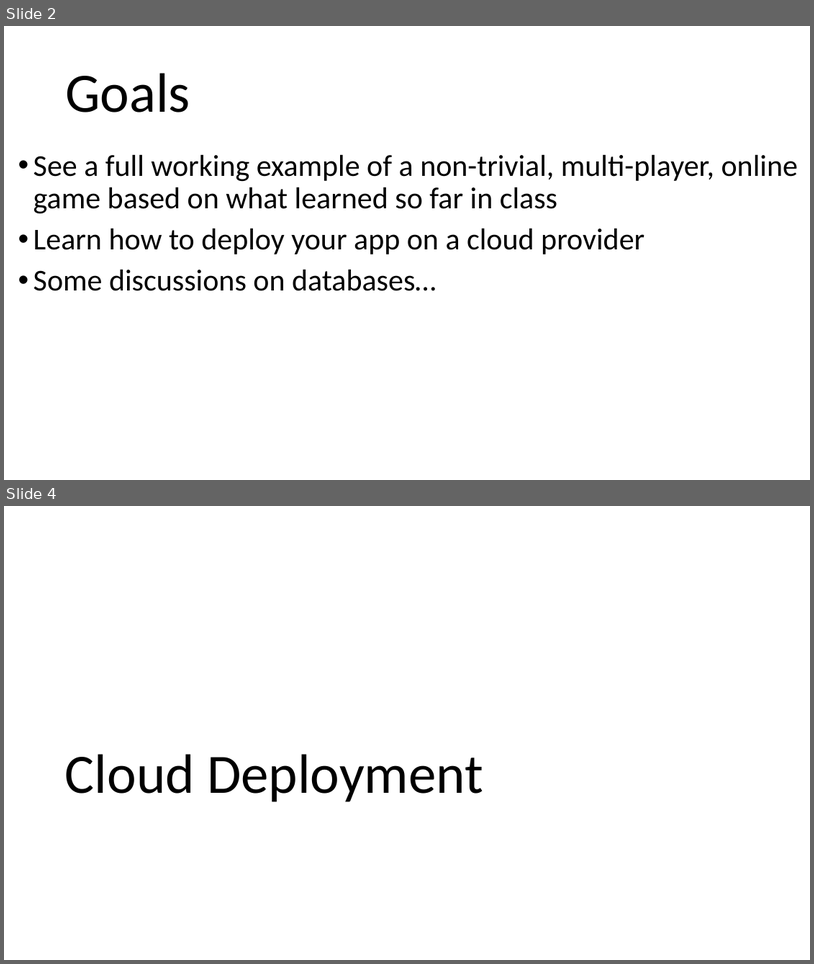
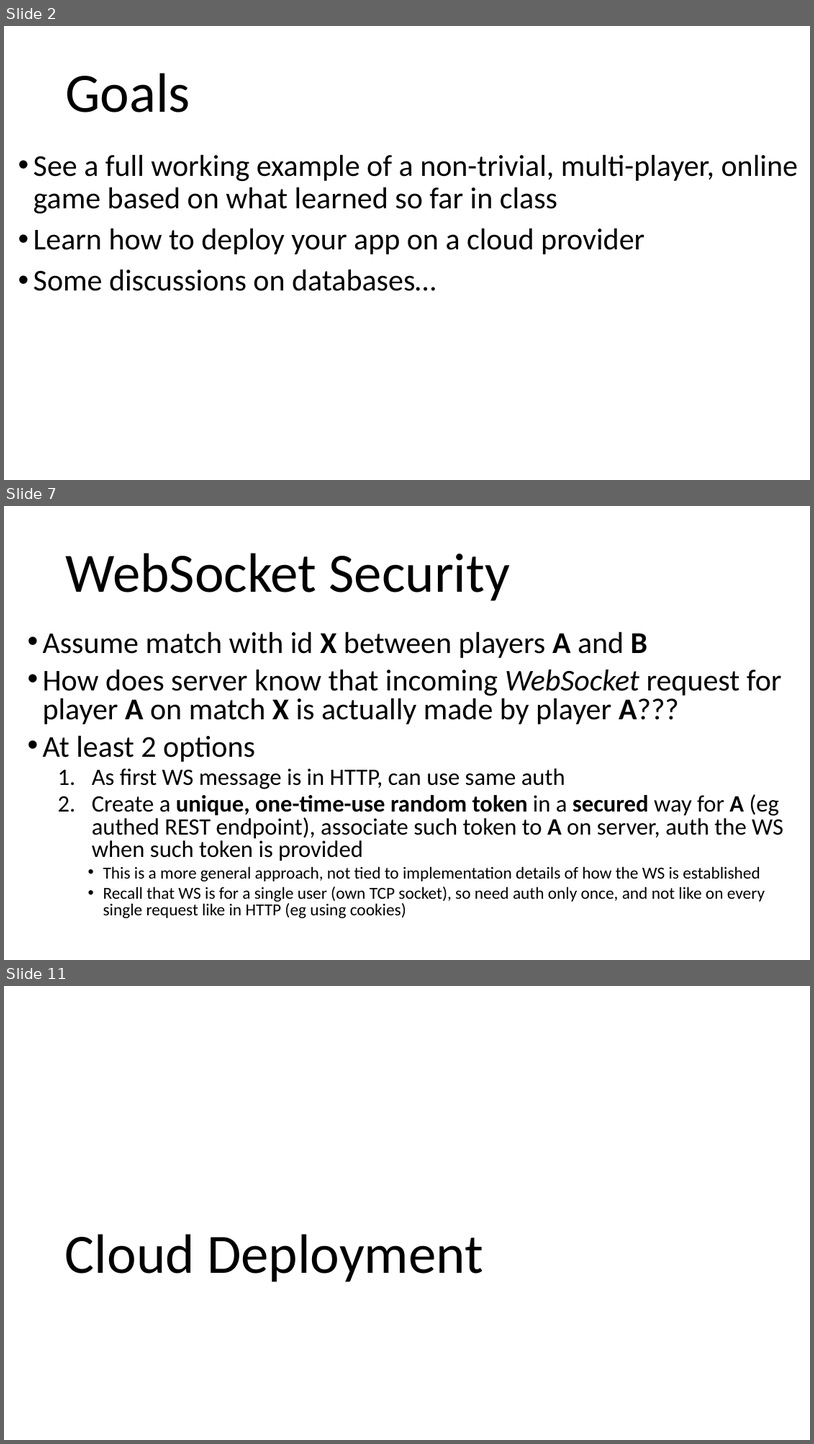
Before and after one commit to arcuri82/web_development_and_api_design, a slide deck: docs/slides/lesson_10.pptx. Shown one above the other, each under a label of ours: slides 2 and 4 before the commit, slides 2, 7 and 11 after it; the slides between them are not shown. The pictures are 814x964 and 814x1444 pixels, drawn with LibreOffice and Linux fonts; fonts in the diff are those of the drawing. Boxes give left, top, right and bottom in pixels: in the first picture for what was removed or moved away, otherwise in the second. Text is boxed around its words. In the diff, an @@ line names an element or a change of style, - is before the commit and + after.

```diff
--- a/docs/slides/lesson_10.pptx
+++ b/docs/slides/lesson_10.pptx
@@ slide 7 added at box(4, 506, 810, 960), background #FFFFFF @@
@@ title added at box(65, 553, 510, 601), 66 pt, text #000000 @@
+WebSocket Security
@@ text added at box(43, 632, 784, 918), 20 pt, text #000000 @@
+• Assume match with id X between players A and B
+• How does server know that incoming WebSocket request for player A on match X is actually made by player A???
+• At least 2 options
+  1. As first WS message is in HTTP, can use same auth
+  2. Create a unique, one-time-use random token in a secured way for A (eg authed REST endpoint), associate such token to A on server, auth the WS when such token is provided
+    • This is a more general approach, not tied to implementation details of how the WS is established
+    • Recall that WS is for a single user (own TCP socket), so need auth only once, and not like on every single request like in HTTP (eg using cookies)
@@ what was slide 4 is now slide 11 @@
```
Also in this commit, not shown: 3 slides changed, 7 other slides added, 1 other file.
